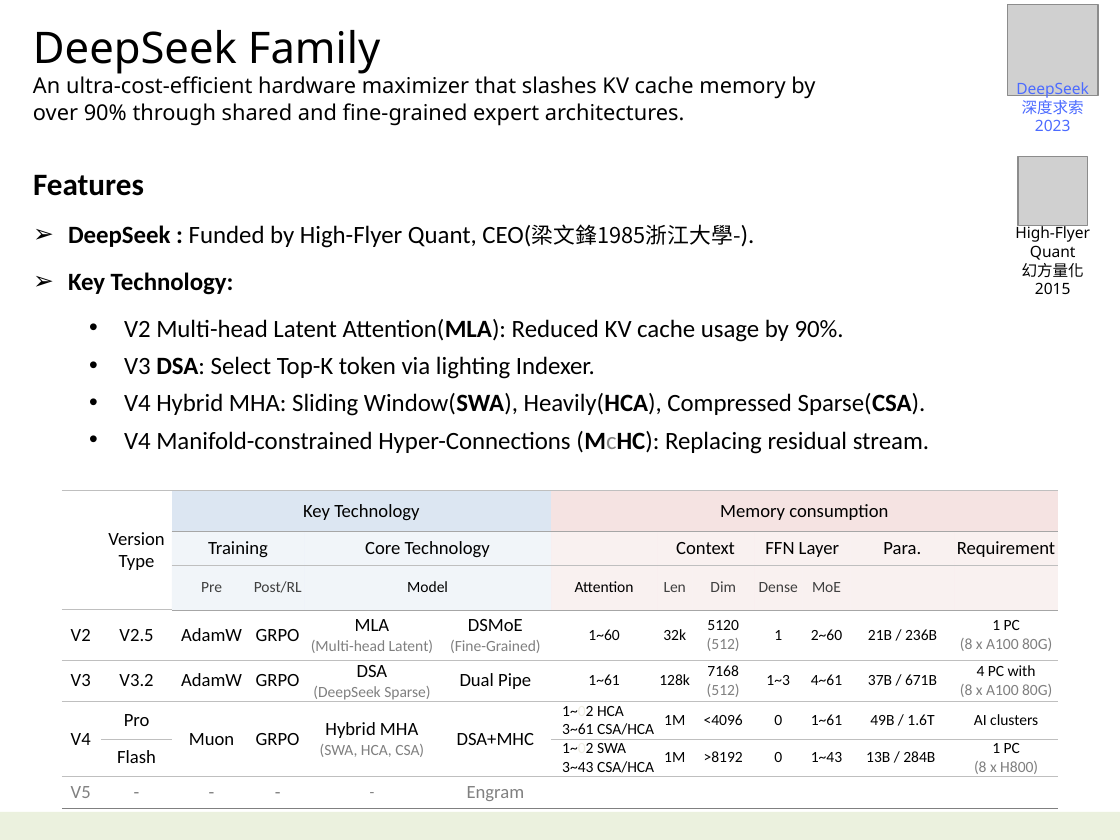
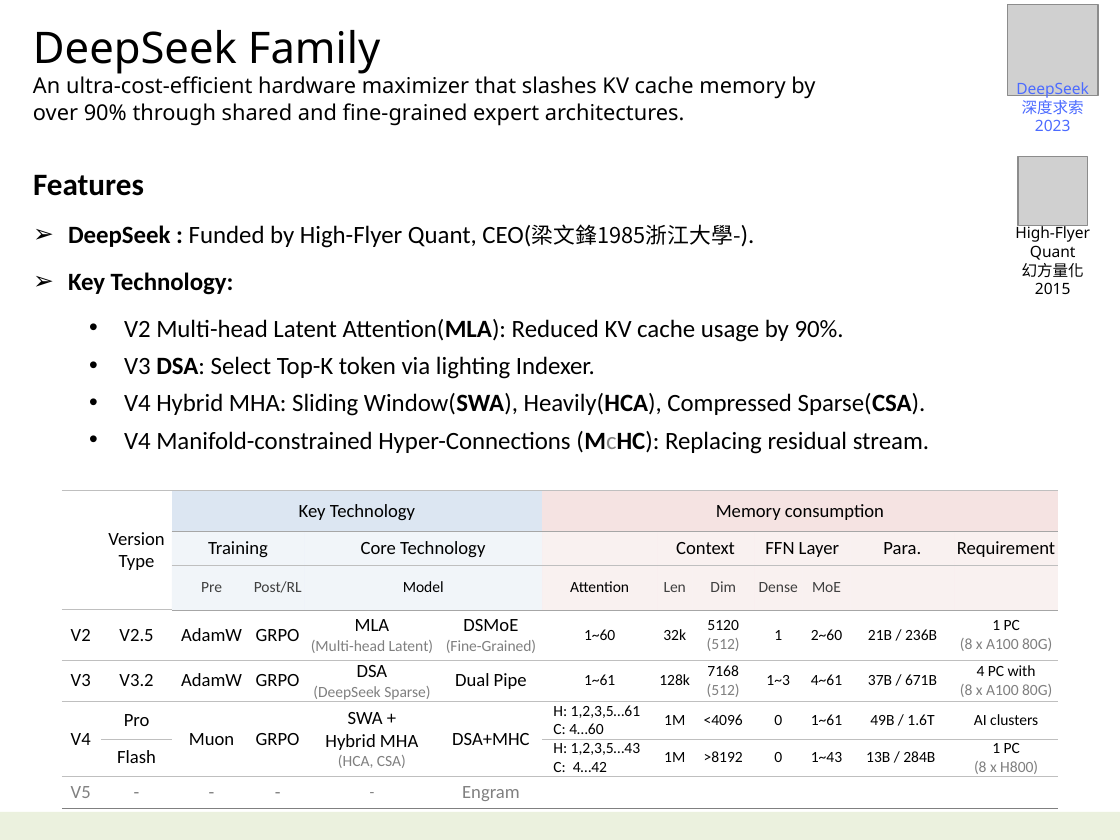
Before and after one commit to navibator/crazy-ai, a slide deck: slide 7 of ai-deepseek.pptx. Drawn at 1120x840 pixels with LibreOffice and Linux fonts; fonts in the diff are those of the drawing; grey boxes stand for pictures. Boxes give left, top, right and bottom in pixels: in the first picture for what was removed or moved away, otherwise in the second. Text is boxed around its words. In the diff, an @@ line names an element or a change of style, - is before the commit and + after.

```diff
--- a/ai-deepseek.pptx
+++ b/ai-deepseek.pptx
@@ table at box(62, 491, 1058, 805) @@
-row 6, column 5: Hybrid MHA / (SWA, HCA, CSA)
+row 6, column 5: SWA + / Hybrid MHA / (HCA, CSA)
-row 6, column 7: 1~02 HCA / 3~61 CSA/HCA
+row 6, column 7: H: 1,2,3,5…61 / C: 4…60
-row 7, column 7: 1~02 SWA / 3~43 CSA/HCA
+row 7, column 7: H: 1,2,3,5…43 / C: 4…42
```
Also in this commit, not shown: 1 other slide changed.
